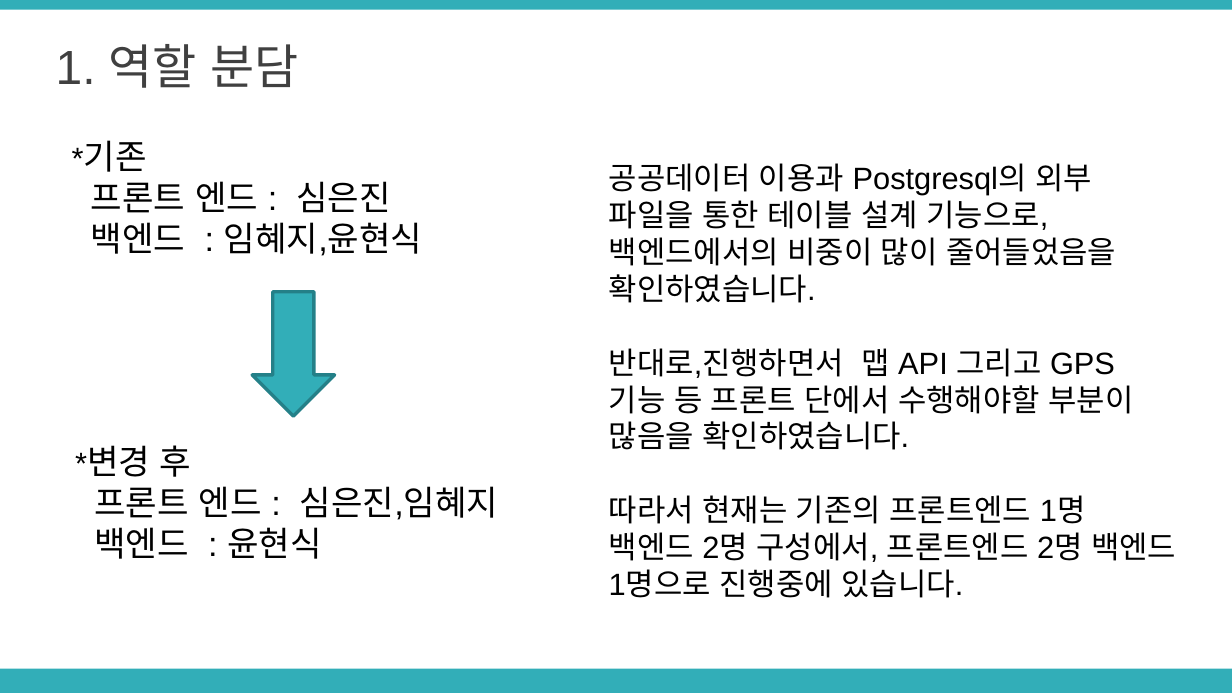
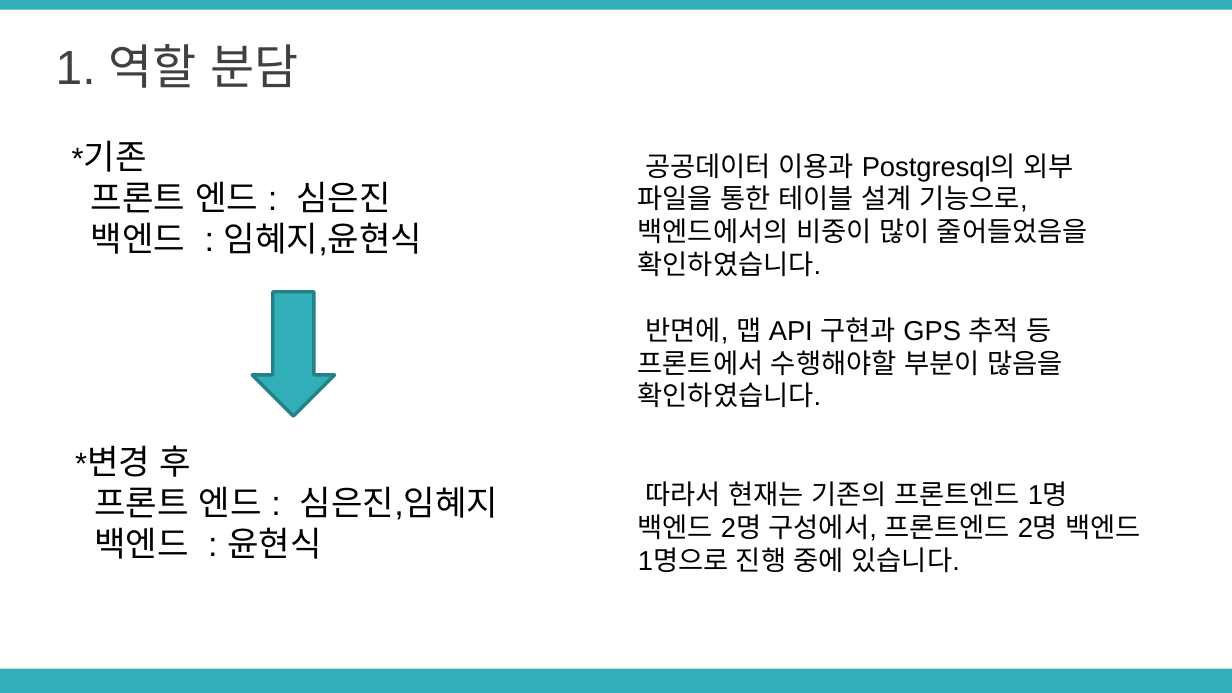
Before and after one commit to LimHyeji/Safety_Assistant, a slide deck: slide 4 of 8주차 중간발표 PPT(6조, 노란돌고래).pptx. Drawn at 1232x693 pixels with LibreOffice and Linux fonts; fonts in the diff are those of the drawing. Boxes give left, top, right and bottom in pixels: in the first picture for what was removed or moved away, otherwise in the second. Text is boxed around its words. In the diff, an @@ line names an element or a change of style, - is before the commit and + after.

```diff
--- a/8주차 중간발표 PPT(6조, 노란돌고래).pptx
+++ b/8주차 중간발표 PPT(6조, 노란돌고래).pptx
@@ text at (638,153,1141,573): text changed; size 18 to 16 pt @@
-공공데이터 이용과 Postgresql의 외부 파일을 통한 테이블 설계 기능으로,
-백엔드에서의 비중이 많이 줄어들었음을 확인하였습니다.
-반대로,진행하면서 맵 API 그리고 GPS 기능 등 프론트 단에서 수행해야할 부분이 많음을 확인하였습니다.
-따라서 현재는 기존의 프론트엔드 1명 백엔드 2명 구성에서, 프론트엔드 2명 백엔드 1명으로 진행중에 있습니다.
+공공데이터 이용과 Postgresql의 외부 파일을 통한 테이블 설계 기능으로, 백엔드에서의 비중이 많이 줄어들었음을 확인하였습니다.
+반면에, 맵 API 구현과 GPS 추적 등 프론트에서 수행해야할 부분이 많음을 확인하였습니다.
+따라서 현재는 기존의 프론트엔드 1명 백엔드 2명 구성에서, 프론트엔드 2명 백엔드 1명으로 진행 중에 있습니다.
```
Also in this commit, not shown: 9 other slides changed, 1 slide added.
